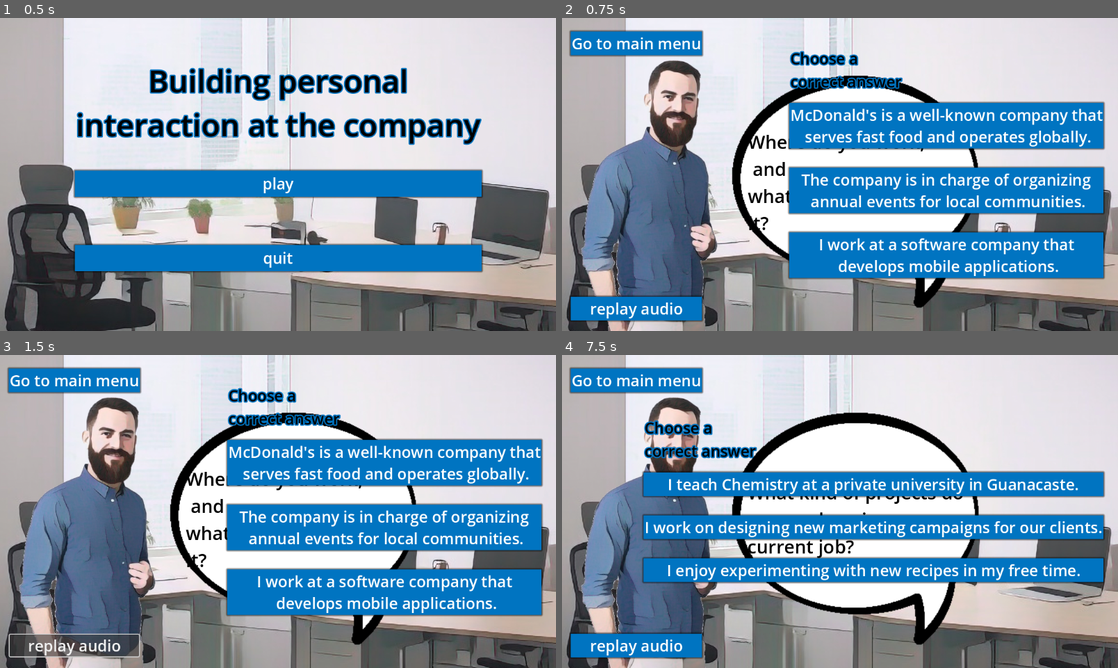
Above: before the commit, frames 1-4 (two rows, left to right).
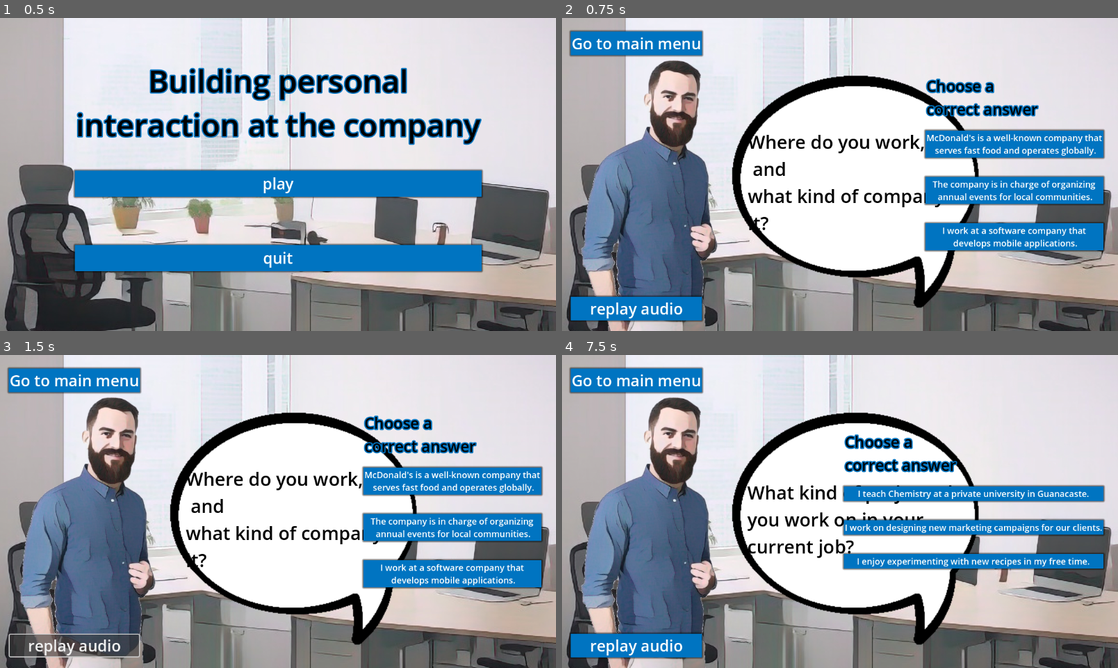
Above: after the commit, the same moments.

Repository: archibald-carrion/Conversational-english-serious-game
Game: Godot game, scene res://scenes/main_menu.tscn
Two runs of this game, one before a commit and one after it. Both use one fixed random seed, a clock stepped at 60 frames per second and the inputs below.
Inputs:
- Up to frame 1 (0.5 s): no input
- Up to frame 2 (0.75 s): click "play" at 0.5 s
- Up to frame 3 (1.5 s): click "replay audio" at 1.25 s
- Up to frame 4 (7.5 s): click "replay audio" at 2 s; click "replay audio" at 2.75 s; click "McDonald's is a well-known co…" at 3.5 s; click "try again" at 4.25 s; click "The company is in charge of o…" at 5 s; click "try again" at 5.75 s; click "I work at a software company …" at 6.5 s; click "Let's continue!" at 7.25 s

Frame 1 is identical in both runs. In frame 2, 25% of the frame differs, in the area x 40-98%, y 10-84%; in frame 3, 25%; in frame 4, 21%.

Commit message:
add better char sizing to fit on screen

Diff:
--- a/Conversational-english-serious-game/scripts/first_level.gd
+++ b/Conversational-english-serious-game/scripts/first_level.gd
@@ -154,15 +154,24 @@
 	get_node("John/HBoxContainer_John/TextureRect/MarginContainer/Label").text = formatted_text
 
 	# Update answer buttons with the current question's answers
-	get_node("answers/HBoxContainer/answers/MarginContainer/answer_0").text = current_question["answers"][0]
-	get_node("answers/HBoxContainer/answers/MarginContainer3/answer_1").text = current_question["answers"][1]
-	get_node("answers/HBoxContainer/answers/MarginContainer4/answer_2").text = current_question["answers"][2]
+	var answer_button_0 = get_node("answers/HBoxContainer/answers/MarginContainer/answer_0")
+	var answer_button_1 = get_node("answers/HBoxContainer/answers/MarginContainer3/answer_1")
+	var answer_button_2 = get_node("answers/HBoxContainer/answers/MarginContainer4/answer_2")
+
+	# Apply smaller font size to the answer buttons
+	answer_button_0.add_theme_font_size_override("font_size", 18)
+	answer_button_1.add_theme_font_size_override("font_size", 18)
+	answer_button_2.add_theme_font_size_override("font_size", 18)
+
+	# Set text for the answer buttons
+	answer_button_0.text = current_question["answers"][0]
+	answer_button_1.text = current_question["answers"][1]
+	answer_button_2.text = current_question["answers"][2]
 
 	current_correct_button = current_question["correct_answer"]
 	attempts = 0  # Reset attempts for each new question
 	current_audio_file = current_question["audio_file"]
 	play_question_audio(current_audio_file)  # Play the question's audio
-
 
 
 
